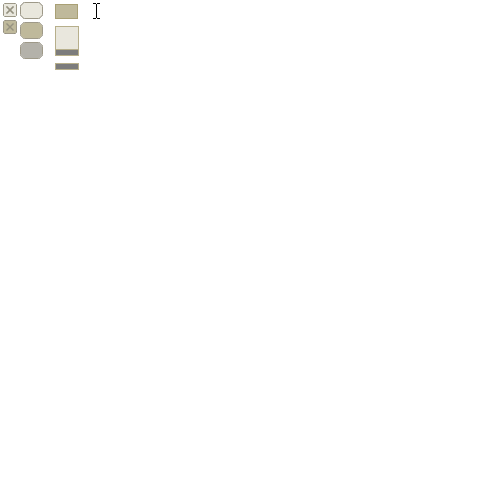
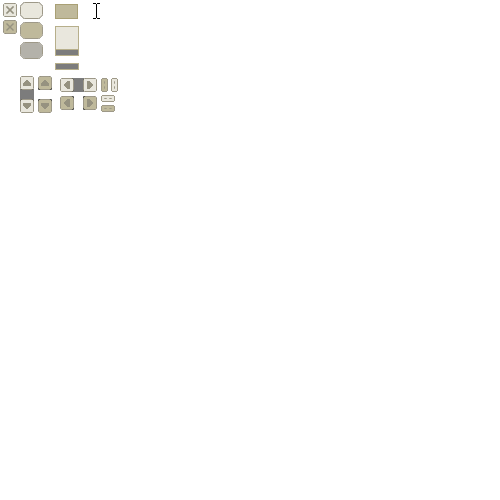
Before/after of a 500x500 layered artwork. What changed in the layer stack:
added group "Scrollbars" (2nd of 2) with 16 layers above "Close button" over [20, 76, 118, 113]
added group "Horizontal" with 7 layers in group "Scrollbars" over [60, 78, 118, 110]
added layer "Slider pressed" (1st of 2, in "Scrollbars" › "Horizontal") in group "Horizontal" over [101, 78, 108, 92]
added layer "Slider" (1st of 2, in "Scrollbars" › "Horizontal") in group "Horizontal" over [111, 78, 118, 92]
added layer "Right pressed" in group "Horizontal" over [83, 96, 97, 110]
added layer "Left pressed" in group "Horizontal" over [60, 96, 74, 110]
added layer "Left" in group "Horizontal" over [60, 78, 74, 92]
added layer "Right" in group "Horizontal" over [83, 78, 97, 92]
added layer "Bar" (1st of 2, in "Scrollbars" › "Horizontal") in group "Horizontal" over [72, 78, 84, 92]
added group "Vertical" with 7 layers in group "Scrollbars" over [20, 76, 115, 113]
added layer "Slider pressed" (2nd of 2, in "Scrollbars" › "Vertical") in group "Vertical" over [101, 105, 115, 112]
added layer "Slider" (2nd of 2, in "Scrollbars" › "Vertical") in group "Vertical" over [101, 95, 115, 102]
added layer "Up pressed" in group "Vertical" over [38, 76, 52, 90]
added layer "Down pressed" in group "Vertical" over [38, 99, 52, 113]
added layer "Down" in group "Vertical" over [20, 99, 34, 113]
added layer "Up" in group "Vertical" over [20, 76, 34, 90]
added layer "Bar" (2nd of 2, in "Scrollbars" › "Vertical") in group "Vertical" over [20, 89, 34, 101]
